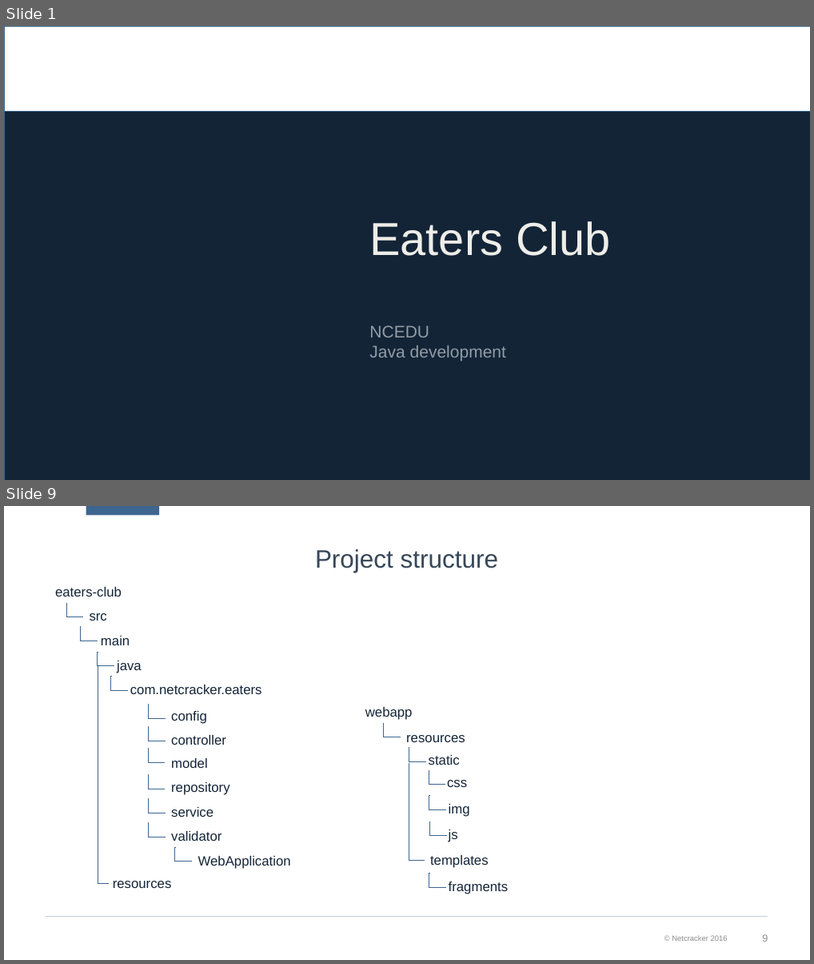
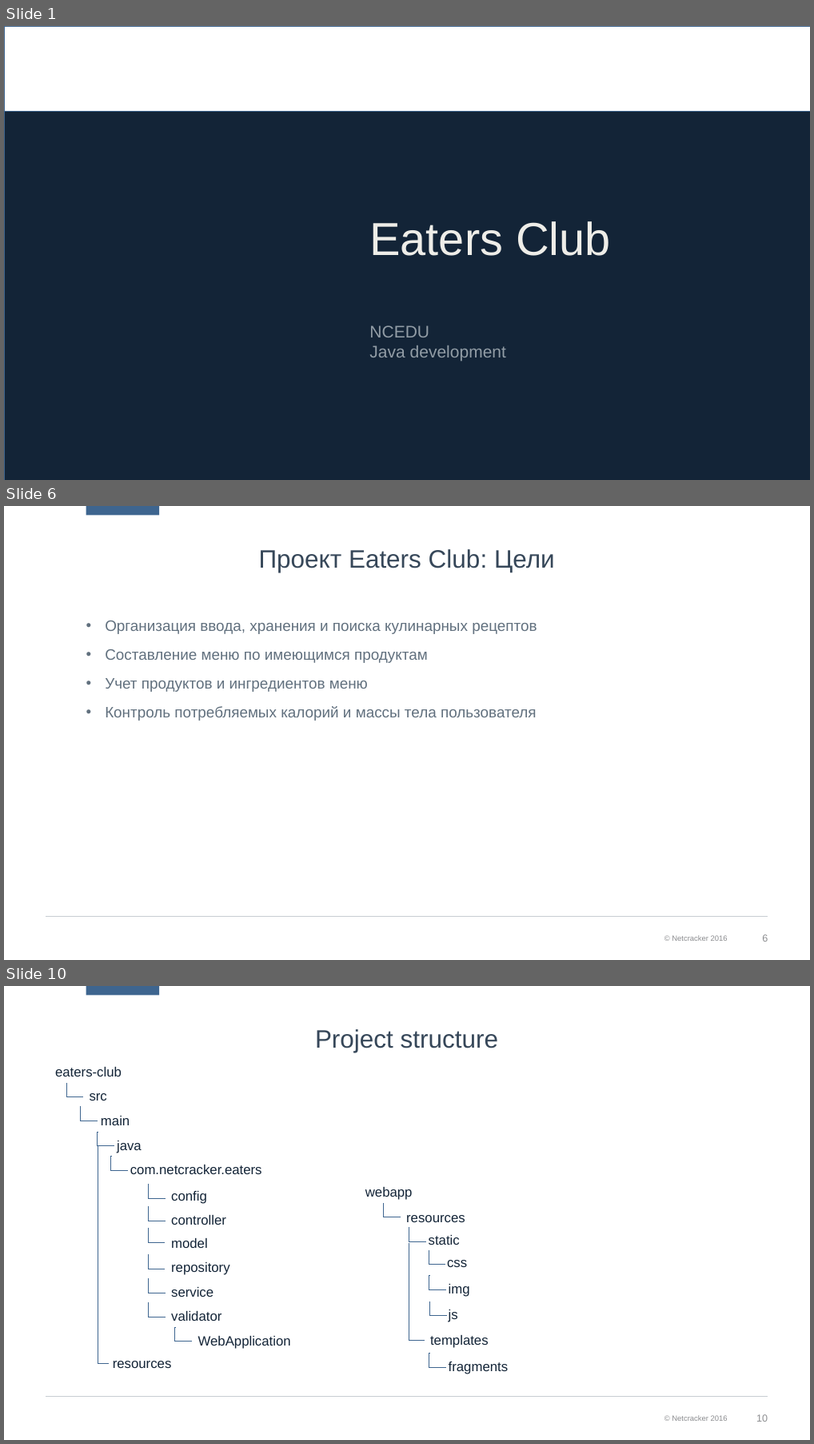
Before and after one commit to ncedu-tlt/2018-eaters-club, a slide deck: Eaters_Club_v0.1.pptx. Shown one above the other, each under a label of ours: slides 1 and 9 before the commit, slides 1, 6 and 10 after it; the slides between them are not shown. The pictures are 814x964 and 814x1444 pixels, drawn with LibreOffice and Linux fonts; fonts in the diff are those of the drawing; background and template pictures are left out; a plain dark background stands for a picture behind light text. Boxes give left, top, right and bottom in pixels: in the first picture for what was removed or moved away, otherwise in the second. Text is boxed around its words. In the diff, an @@ line names an element or a change of style, - is before the commit and + after.

Commit message:
Added some text

```diff
--- a/Eaters_Club_v0.1.pptx
+++ b/Eaters_Club_v0.1.pptx
@@ slide 6 added at <box>4,506,810,960</box>, background #FFFFFF; not listed: 4 template elements that a slide beside it also shows @@
@@ title added at <box>259,549,555,572</box>, 30 pt, text #364759 @@
+Проект Eaters Club: Цели
@@ text added at <box>105,620,537,720</box>, 18 pt, text #61707E @@
+• Организация ввода, хранения и поиска кулинарных рецептов
+• Составление меню по имеющимся продуктам
+• Учет продуктов и ингредиентов меню
+• Контроль потребляемых калорий и массы тела пользователя
@@ what was slide 9 is now slide 10 @@
@@ page number at <box>757,1414,768,1421</box>: text changed @@
-9
+10
```
Also in this commit, not shown: 7 slides changed, 1 other slide added, 1 slide removed.
